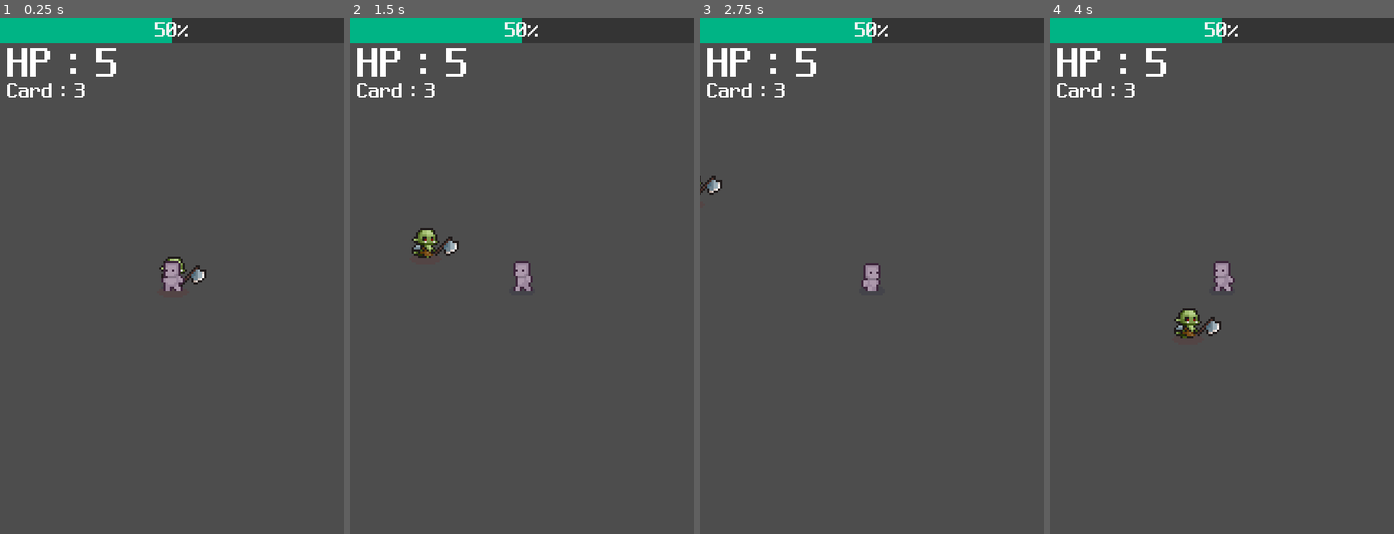
Above: before the commit, frames 1-4 (left to right).
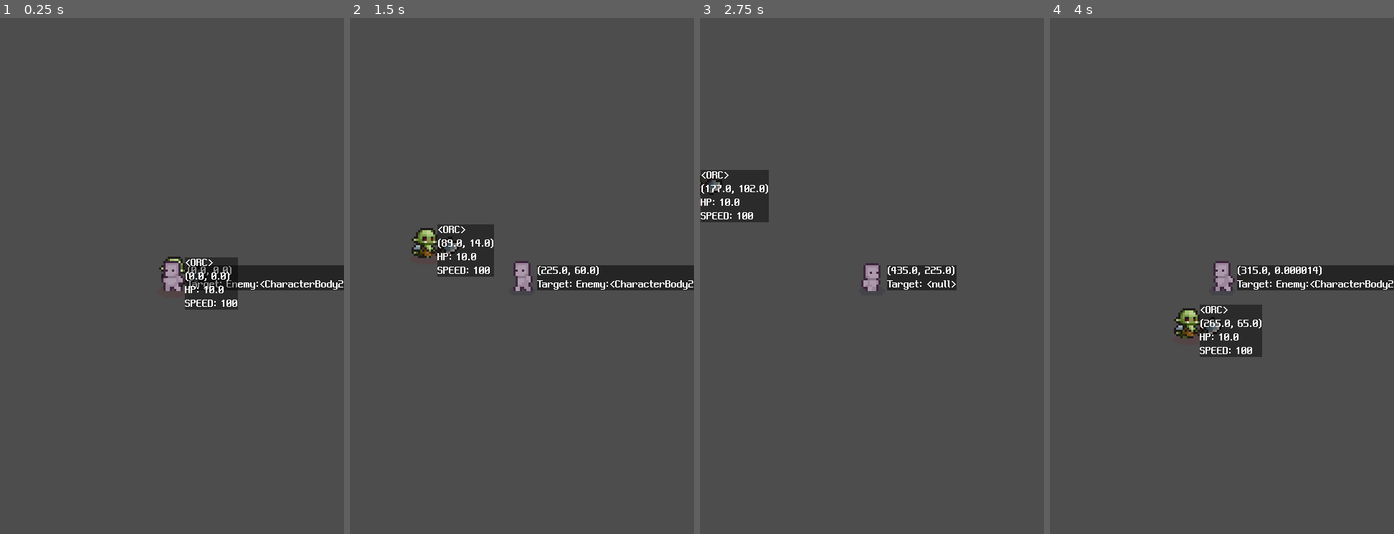
Above: after the commit, the same moments.

Repository: rnseo007/2dgame
Game: Godot game, scene res://Scenes/main.tscn
The game is run twice, just before and just after one commit, with the same random seed, the same clock (stepped at 60 frames per second) and the same inputs.
Inputs:
- Up to frame 1 (0.25 s): no input
- Up to frame 2 (1.5 s): hold D (move_right) 0.53-1.28 s; hold S (move_down) from 1.28 s (still down)
- Up to frame 3 (2.75 s): release S (move_down) at 2.03 s; hold D (move_right) from 2.03 s (still down)
- Up to frame 4 (4 s): release D (move_right) at 2.78 s; hold W (move_up) 2.78-3.53 s; hold A (move_left) from 3.53 s (still down)

The runs differ from the first frame. In frame 1, 8.6% of the frame differs, in the area x 0-100%, y 0-57%; in frame 2, 9.4%; in frame 3, 8.5%; in frame 4, 9.6%, in the area x 0-100%, y 0-66%.

Commit message:
fireball->nomalcard로 변경, testtext표기

Diff:
--- a/Scenes/Enemy.tscn
+++ b/Scenes/Enemy.tscn
@@ -1,7 +1,8 @@
-[gd_scene load_steps=13 format=3 uid="uid://c0b35l8oeq3i"]
+[gd_scene load_steps=15 format=3 uid="uid://c0b35l8oeq3i"]
 
 [ext_resource type="Texture2D" uid="uid://cnbsfn7eerxp5" path="res://Enemy/Orc/Orc-Walk.png" id="1_m1htj"]
 [ext_resource type="Script" uid="uid://chd86x0nlcvtb" path="res://Scripts/enemy.gd" id="1_wovta"]
+[ext_resource type="FontFile" uid="uid://b2vwkisoh57if" path="res://Fonts/NeoDunggeunmoPro-Regular.ttf" id="3_xeo28"]
 
 [sub_resource type="CapsuleShape2D" id="CapsuleShape2D_hghv2"]
 radius = 18.0
@@ -155,6 +156,9 @@
 states/Walk/position = Vector2(369, 103)
 transitions = ["Start", "Walk", SubResource("AnimationNodeStateMachineTransition_wovta")]
 
+[sub_resource type="StyleBoxFlat" id="StyleBoxFlat_kpr8r"]
+bg_color = Color(0, 0, 0, 0.435294)
+
 [node name="Enemy" type="CharacterBody2D" groups=["Enemy", "TestEnemy"]]
 script = ExtResource("1_wovta")
 
@@ -180,3 +184,17 @@
 tree_root = SubResource("AnimationNodeStateMachine_1exfc")
 anim_player = NodePath("../AnimationPlayer")
 parameters/Walk/blend_position = 0.0432836
+
+[node name="TestText" type="Label" parent="."]
+texture_filter = 1
+offset_left = 18.0
+offset_top = -26.0
+offset_right = 92.0
+offset_bottom = 47.0
+theme_override_fonts/font = ExtResource("3_xeo28")
+theme_override_font_sizes/font_size = 0
+theme_override_styles/normal = SubResource("StyleBoxFlat_kpr8r")
+text = "<ORC>
+(0, 0)
+HP: 10
+SPEED: 100"
--- /dev/null
+++ b/Scenes/Normal_Card.tscn
@@ -0,0 +1,68 @@
+[gd_scene load_steps=7 format=3 uid="uid://civyjtqi6du8b"]
+
+[ext_resource type="Texture2D" uid="uid://1ok77u6h131v" path="res://Player/Projectile/New_All_Fire_Bullet_Pixel_16x16/FireBall_16x16.png" id="1_qb2lp"]
+[ext_resource type="Script" uid="uid://beloibwkcrove" path="res://Scripts/nomalcard.gd" id="1_x8156"]
+
+[sub_resource type="CapsuleShape2D" id="CapsuleShape2D_qb2lp"]
+radius = 3.6
+height = 12.0
+
+[sub_resource type="Animation" id="Animation_vxs2v"]
+length = 0.001
+tracks/0/type = "value"
+tracks/0/imported = false
+tracks/0/enabled = true
+tracks/0/path = NodePath("NormalCardSprite2D:frame")
+tracks/0/interp = 1
+tracks/0/loop_wrap = true
+tracks/0/keys = {
+"times": PackedFloat32Array(0),
+"transitions": PackedFloat32Array(1),
+"update": 1,
+"values": [0]
+}
+
+[sub_resource type="Animation" id="Animation_x8156"]
+resource_name = "idle"
+length = 0.165
+loop_mode = 1
+tracks/0/type = "value"
+tracks/0/imported = false
+tracks/0/enabled = true
+tracks/0/path = NodePath("NormalCardSprite2D:frame")
+tracks/0/interp = 1
+tracks/0/loop_wrap = true
+tracks/0/keys = {
+"times": PackedFloat32Array(0, 0.0333333, 0.0666667, 0.1, 0.133333),
+"transitions": PackedFloat32Array(1, 1, 1, 1, 1),
+"update": 1,
+"values": [0, 1, 2, 3, 4]
+}
+
+[sub_resource type="AnimationLibrary" id="AnimationLibrary_kbxue"]
+_data = {
+&"RESET": SubResource("Animation_vxs2v"),
+&"idle": SubResource("Animation_x8156")
+}
+
+[node name="NormalCard" type="Area2D"]
+script = ExtResource("1_x8156")
+
+[node name="NormalCardSprite2D" type="Sprite2D" parent="."]
+texture_filter = 1
+texture = ExtResource("1_qb2lp")
+offset = Vector2(0, 0.45)
+hframes = 5
+
+[node name="NormalCardCollision" type="CollisionShape2D" parent="."]
+rotation = 1.5708
+shape = SubResource("CapsuleShape2D_qb2lp")
+
+[node name="NormalCardAnimation" type="AnimationPlayer" parent="."]
+libraries = {
+&"": SubResource("AnimationLibrary_kbxue")
+}
+
+[node name="VisibleOnScreenNotifier2D" type="VisibleOnScreenNotifier2D" parent="."]
+position = Vector2(-1.19209e-07, 2.38419e-07)
+scale = Vector2(0.7, 0.4)
--- a/Scenes/Player.tscn
+++ b/Scenes/Player.tscn
@@ -1,8 +1,10 @@
-[gd_scene load_steps=37 format=3 uid="uid://dtrgo1xqwerm0"]
+[gd_scene load_steps=40 format=3 uid="uid://dtrgo1xqwerm0"]
 
 [ext_resource type="Script" uid="uid://bsu8nnhmk6srg" path="res://Scripts/player.gd" id="1_gntrk"]
+[ext_resource type="PackedScene" uid="uid://civyjtqi6du8b" path="res://Scenes/Normal_Card.tscn" id="2_5ixxa"]
 [ext_resource type="Texture2D" uid="uid://nvrxqhjgj3fs" path="res://Player/player_character/prototype/Shadow.png" id="2_dewec"]
 [ext_resource type="Texture2D" uid="uid://btny67tjruj3w" path="res://Player/player_character/prototype/Prototype_Character.png" id="3_5ixxa"]
+[ext_resource type="FontFile" uid="uid://b2vwkisoh57if" path="res://Fonts/NeoDunggeunmoPro-Regular.ttf" id="5_5ixxa"]
 
 [sub_resource type="RectangleShape2D" id="RectangleShape2D_onrkg"]
 size = Vector2(36, 42)
@@ -322,8 +324,12 @@
 [sub_resource type="CircleShape2D" id="CircleShape2D_gntrk"]
 radius = 163.12
 
+[sub_resource type="StyleBoxFlat" id="StyleBoxFlat_nn08x"]
+bg_color = Color(0, 0, 0, 0.521569)
+
 [node name="Player" type="CharacterBody2D"]
 script = ExtResource("1_gntrk")
+normalCard = ExtResource("2_5ixxa")
 
 [node name="Shadow" type="Sprite2D" parent="."]
 z_index = -5
@@ -365,5 +371,16 @@
 [node name="Range_Area" type="CollisionShape2D" parent="Range"]
 shape = SubResource("CircleShape2D_gntrk")
 
+[node name="TextText" type="Label" parent="."]
+texture_filter = 1
+offset_left = 21.0
+offset_top = -15.0
+offset_right = 102.0
+offset_bottom = 20.0
+theme_override_fonts/font = ExtResource("5_5ixxa")
+theme_override_styles/normal = SubResource("StyleBoxFlat_nn08x")
+text = "(0,0)
+Target: null"
+
 [connection signal="body_entered" from="Range" to="." method="_on_range_body_entered"]
 [connection signal="body_exited" from="Range" to="." method="_on_range_body_exited"]
--- a/Scenes/fire_ball.tscn
+++ /dev/null
@@ -1,14 +0,0 @@
-[gd_scene load_steps=3 format=3 uid="uid://civyjtqi6du8b"]
-
-[ext_resource type="Texture2D" uid="uid://1ok77u6h131v" path="res://Player/Projectile/New_All_Fire_Bullet_Pixel_16x16/FireBall_16x16.png" id="1_qb2lp"]
-
-[sub_resource type="CircleShape2D" id="CircleShape2D_viwkk"]
-
-[node name="FireBall" type="Area2D"]
-
-[node name="CollisionShape2D" type="CollisionShape2D" parent="."]
-shape = SubResource("CircleShape2D_viwkk")
-
-[node name="Sprite2D" type="Sprite2D" parent="."]
-texture_filter = 1
-texture = ExtResource("1_qb2lp")
--- a/Scenes/main.tscn
+++ b/Scenes/main.tscn
@@ -11,3 +11,4 @@
 [node name="Enemy" parent="." instance=ExtResource("2_8gbba")]
 
 [node name="Play_HUD" parent="." instance=ExtResource("3_8gbba")]
+visible = false
--- a/Scripts/enemy.gd
+++ b/Scripts/enemy.gd
@@ -1,6 +1,7 @@
 extends CharacterBody2D
 
 @export var speed : int = 100
+@export var cur_hp : float = 10
 
 func _process(_delta):
 	velocity = Vector2.ZERO
@@ -19,3 +20,4 @@
 		pte = direction.x
 		$AnimationTree.set("parameters/Walk/blend_position", pte)
 	move_and_slide()
+	$TestText.text = "<ORC>\n{0}\nHP: {1}\nSPEED: {2}".format({0:global_position.floor(),1:cur_hp,2:speed})
--- /dev/null
+++ b/Scripts/nomalcard.gd
@@ -0,0 +1,10 @@
+extends Area2D
+
+class_name NormalCard
+
+var speed : float = 100.0
+var moveDirection : Vector2 = Vector2.ZERO
+var damage : float = 1.0
+
+func _process(delta):
+	global_position += moveDirection * speed * delta
--- a/Scripts/player.gd
+++ b/Scripts/player.gd
@@ -2,8 +2,12 @@
 
 @export var speed : int = 300
 @export var attackDistance : float = 200.0
+
 #Attack cooltime max(setup)
 @export var attackCoolTime : float = 1.0
+@export var normalBulletSpeed : float = 100.0
+@export var damage : float = 1.0
+@export var normalCard : PackedScene
 
 var can_Attack : bool = true
 
@@ -35,12 +39,25 @@
 	return close_Enemy
 
 
-func attack(target):
+func baseAttack(target):
 	if !can_Attack:
 		return
+	return
 	can_Attack = false
 
-	#attack code here
+
+	var base_card = normalCard.instantiate() as NormalCard
+
+	base_card.damage = damage
+	base_card.speed = normalBulletSpeed
+
+	get_tree().root.add_child(base_card)
+
+	var move_direction = (target.global_position - global_position).normalized()
+	base_card.moveDirection = move_direction
+	base_card.global_position = global_position
+	#base_card.rotation = global_position.angle_to(target.global_position) * PI / 180
+
 
 
 	get_tree().create_timer(attackCoolTime).timeout.connect(func(): can_Attack = true)
@@ -63,7 +80,9 @@
 		pass
 
 	if enemy_array.size() > 0:
-		attack(getCloseEnemy())
+		baseAttack(getCloseEnemy())
+
+	$TextText.text = "{0}\nTarget: {1}".format({0:global_position,1:getCloseEnemy()})
 
 #if enemy in attack area
 func _on_range_body_entered(body: Node2D) -> void:
Not shown, added: Scripts/nomalcard.gd.uid
